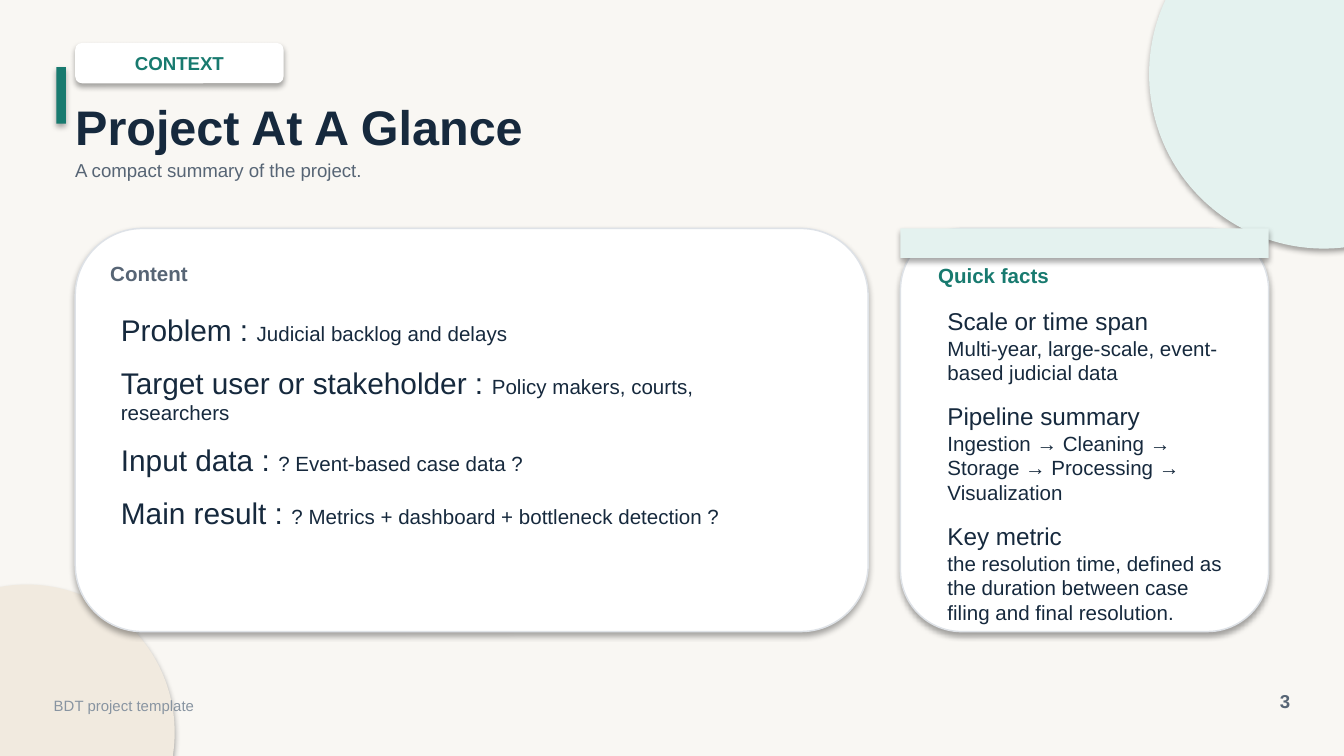
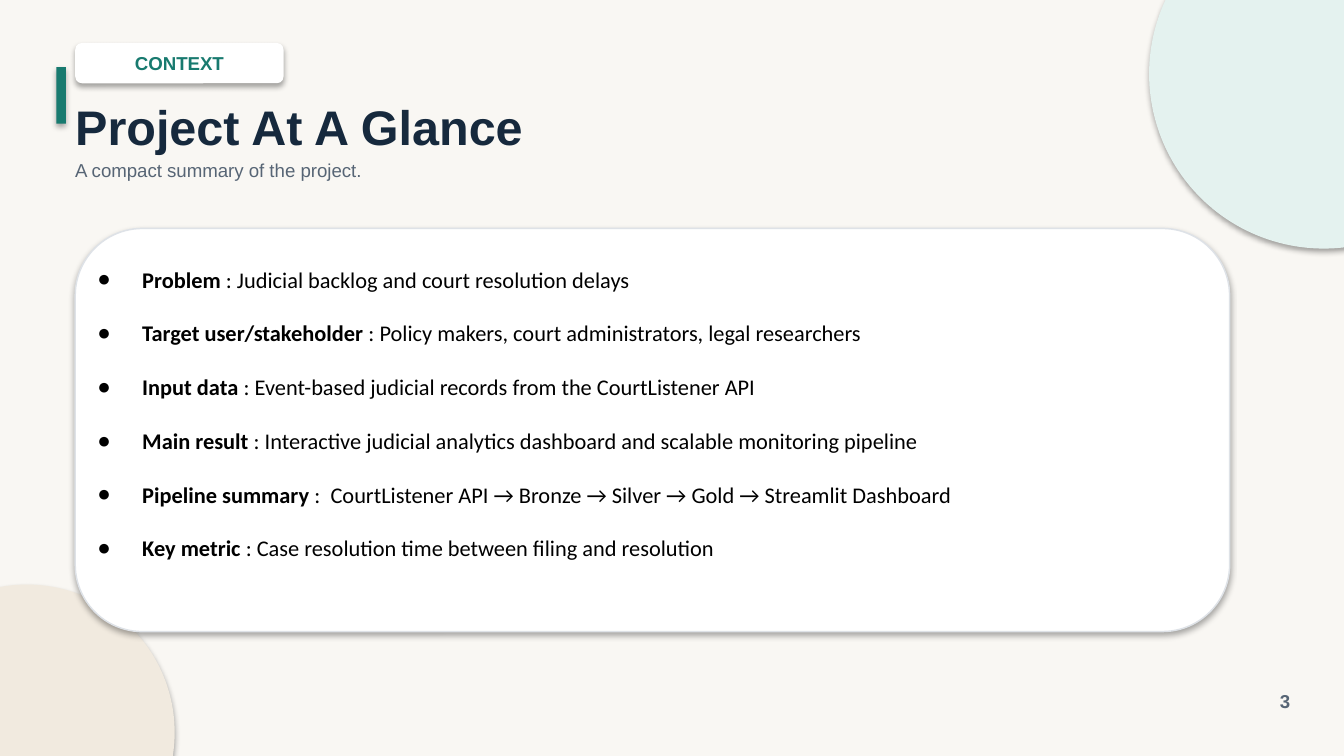
Before and after one commit to Big-data-court-hearings/project, a slide deck: slide 3 of docs/presentation/BDT_Project_Presentation.pptx. Drawn at 1344x756 pixels with LibreOffice and Linux fonts; fonts in the diff are those of the drawing. Boxes give left, top, right and bottom in pixels: in the first picture for what was removed or moved away, otherwise in the second. Text is boxed around its words. In the diff, an @@ line names an element or a change of style, - is before the commit and + after.

```diff
--- a/docs/presentation/BDT_Project_Presentation.pptx
+++ b/docs/presentation/BDT_Project_Presentation.pptx
@@ rounded rectangle: place and size @@
-rounded rectangle at (75, 228, 868, 632)
+rounded rectangle at (75, 228, 1230, 632)
@@ rounded rectangle removed at (900, 228, 1269, 632) @@
@@ rectangle removed at (900, 228, 1269, 258) @@
@@ text removed at (110, 266, 188, 281) @@
-Content
@@ text removed at (938, 268, 1049, 287) @@
-Quick facts
@@ text at (142, 272, 951, 560): text changed; size 11 to 12 pt; font Arial to Calibri; text colour #16293D to #000000 @@
-Problem : Judicial backlog and delays
-Target user or stakeholder : Policy makers, courts, researchers
-Input data : ? Event-based case data ?
-Main result : ? Metrics + dashboard + bottleneck detection ?
+● Problem : Judicial backlog and court resolution delays
+● Target user/stakeholder : Policy makers, court administrators, legal researchers
+● Input data : Event-based judicial records from the CourtListener API
+● Main result : Interactive judicial analytics dashboard and scalable monitoring pipeline
+● Pipeline summary : CourtListener API → Bronze → Silver → Gold → Streamlit Dashboard
+● Key metric : Case resolution time between filing and resolution
@@ text removed at (947, 312, 1222, 625) @@
-Scale or time span
-Multi-year, large-scale, event-based judicial data
-Pipeline summary Ingestion → Cleaning → Storage → Processing → Visualization
-Key metric the resolution time, defined as the duration between case filing and final resolution.
@@ text removed at (54, 700, 194, 714) @@
-BDT project template
```
Also in this commit, not shown: 11 other slides changed, 2 slides added, 2 slides removed, 3 other files.
